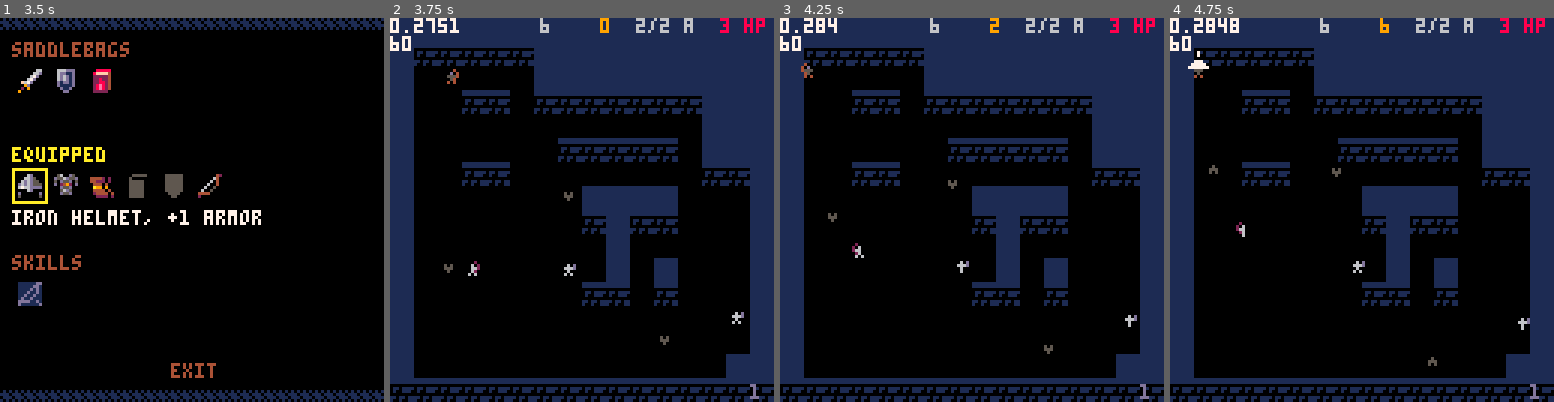
Above: before the commit, frames 1-4 (left to right).
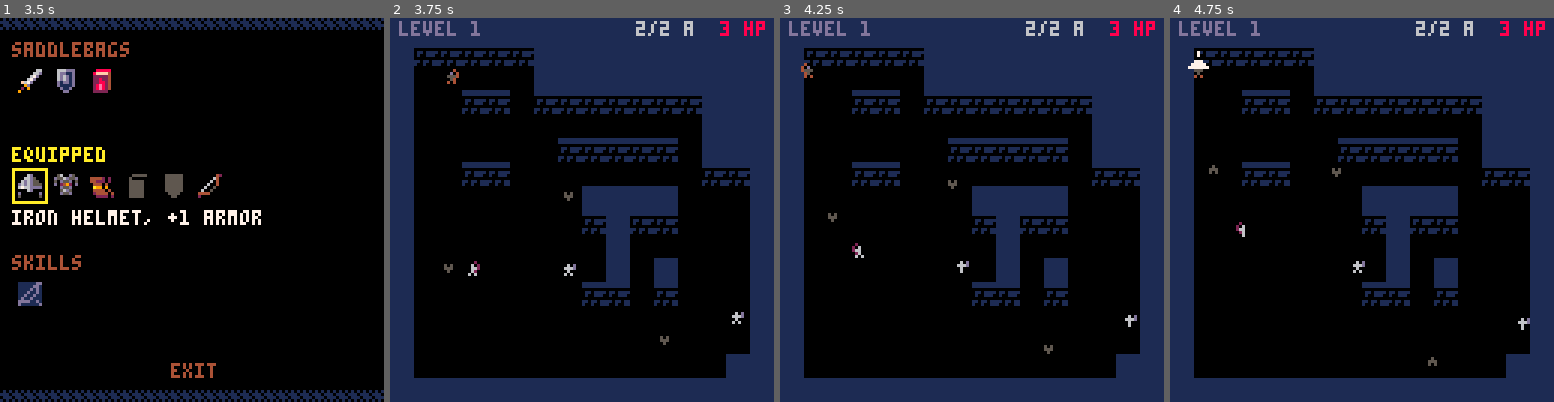
Above: after the commit, the same moments.

Repository: ironchestgames/pico-8-carts
Game: PICO-8 cartridge epicevilender.p8
Two runs of this game, one before a commit and one after it. Both use one fixed random seed, a clock stepped at 60 frames per second and the inputs below.
Inputs:
- Up to frame 1 (3.5 s): tap O (Z key) at 0.33, 1.07, 2.22 s; tap Down at 0.7 s; tap X (X key) at 1.43, 2.07, 2.82 s; hold Up 1.97-2.63 s; hold Right 2.68-3.02 s; hold Down from 3.07 s (still down)
- Up to frame 2 (3.75 s): tap X (X key) at 3.57 s; tap O (Z key) at 3.72 s; release Down at 3.73 s
- Up to frame 3 (4.25 s): hold Left 3.78-4.12 s; hold Up from 4.17 s (still down)
- Up to frame 4 (4.75 s): tap X (X key) at 4.32 s; release Up at 4.5 s; hold Left from 4.55 s (still down)

Frame 1 is identical in both runs. In frame 2, 4.1% of the frame differs, in the area x 0-100%, y 0-100%; in frame 3, 4.0%; in frame 4, 4.1%.

Commit message:
epicevilender - refined stat bar

Diff:
--- a/epicevilender.p8
+++ b/epicevilender.p8
@@ -668,7 +668,6 @@
   if avatar != nil then
    avatarx=mid(2,flr(avatar.x/8),14)
    avatary=mid(2,flr(avatar.y/8),14)
-   debug(avatar.x,avatar.y,avatarx,avatary)
   end
 
   local curx=avatarx
@@ -1584,7 +1583,7 @@
    local mapval=floormap[_y][_x]
    if mapval != 0 then
 
-    if floormap[_y+1] and floormap[_y+1][_x] != 0 then
+    if _y == #floormap or floormap[_y+1] and floormap[_y+1][_x] != 0 then
      spr(themeoffset+1,_x*8,_y*8)
     else
      spr(themeoffset+0,_x*8,_y*8)
@@ -1803,35 +1802,31 @@
   end
  end
 
- -- dev stats
- print(avatar.hp .. ' hp',110,0,8)
- print(avatar.armor .. '/' .. avatar.startarmor .. ' a',82,0,6)
+ print('level '..dungeonlevel,3,1,13)
+ print(avatar.armor..'/'..avatar.startarmor..' a',82,1,6)
+ print(avatar.hp..' hp',110,1,8)
  if avatar.hp <= 0 then
   print('dead',60,60,8)
  end
 
- if avatar.ispreperform then
-  color(10)
- else
-  color(9)
- end
- print(avatar.state_counter,70,0)
-
- local enemycount=0
- for actor in all(actors) do
-  if actor.ai then
-   enemycount+=1
-  end
- end
- print(enemycount,50,0,6)
-
- print(dungeonlevel,120,122,13)
-
  -- prints debug stats
- -- if isdebug then
- print(stat(1),0,0,7)
- print(stat(7),0,6,7)
- -- end
+ if isdebug then
+  local enemycount=0
+  for actor in all(actors) do
+   if actor.ai then
+    enemycount+=1
+   end
+  end
+  print(enemycount,60,123,8)
+  if avatar.ispreperform then
+   color(10)
+  else
+   color(9)
+  end
+  print(avatar.state_counter,80,123)
+  print(stat(1),20,123,7)
+  print(stat(7),0,123,7)
+ end
 end
 
 
